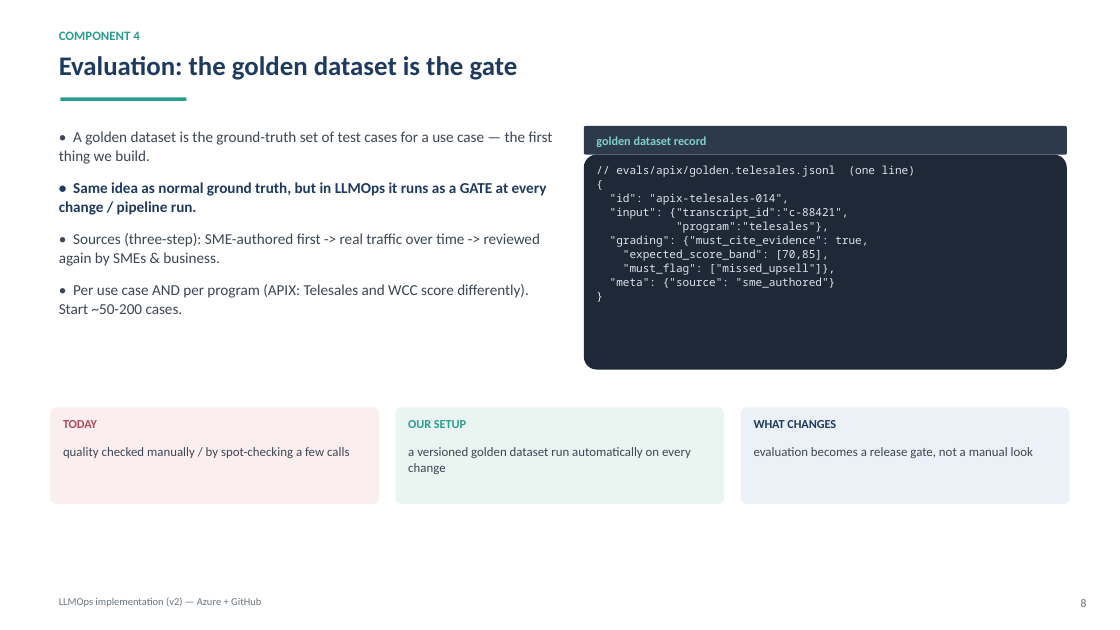
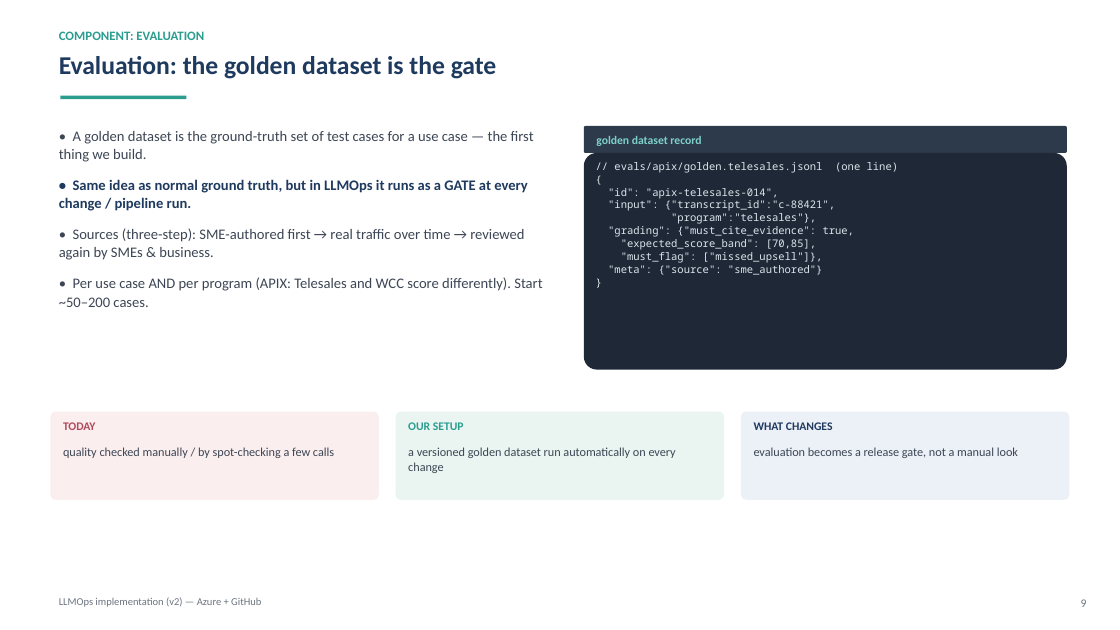
Before and after one commit to shyamanugu/LLMOps, a slide deck: slide 9 of 5thAug/v2/presentation/LLMOps-Implementation-v2.pptx (slide 8 before the commit). Drawn at 1120x630 pixels with LibreOffice and Linux fonts; fonts in the diff are those of the drawing. Boxes give left, top, right and bottom in pixels: in the first picture for what was removed or moved away, otherwise in the second. Text is boxed around its words. In the diff, an @@ line names an element or a change of style, - is before the commit and + after.

```diff
--- a/5thAug/v2/presentation/LLMOps-Implementation-v2.pptx
+++ b/5thAug/v2/presentation/LLMOps-Implementation-v2.pptx
@@ text "Evaluation: the golden dataset is ..." at <box>59,56,497,79</box>: size 23 to 22 pt @@
@@ text at <box>59,31,204,40</box>: text changed @@
-COMPONENT 4
+COMPONENT: EVALUATION
@@ text at <box>59,131,534,211</box>: size 13 to 12.5 pt in "• A golden dataset is the ground-truth ...", "• Same idea as normal ground truth, ..."; line spacing 1.05 to 1.04 @@
@@ text "// evals/apix/golden.telesales.jsonl (one line)" at <box>608,162,899,275</box>: size 9.5 to 9 pt; line spacing 1.05 to 1.02 @@
@@ text at <box>59,228,542,307</box>: text changed; size 13 to 12.5 pt @@
-• Sources (three-step): SME-authored first -> real traffic over time -> reviewed again by SMEs & business.
-• Per use case AND per program (APIX: Telesales and WCC score differently). Start ~50-200 cases.
+• Sources (three-step): SME-authored first → real traffic over time → reviewed again by SMEs & business.
+• Per use case AND per program (APIX: Telesales and WCC score differently). Start ~50–200 cases.
@@ rounded rectangle: place and size @@
-rounded rectangle at <box>50,408,379,504</box>
+rounded rectangle at <box>50,412,379,500</box>
@@ rounded rectangle: place and size @@
-rounded rectangle at <box>396,408,724,504</box>
+rounded rectangle at <box>396,412,724,500</box>
@@ rounded rectangle: place and size @@
-rounded rectangle at <box>741,408,1070,504</box>
+rounded rectangle at <box>741,412,1070,500</box>
@@ size 10.5 to 10 pt in 4 elements at <box>596,136,701,146</box>, <box>63,422,96,430</box>, <box>408,422,464,430</box>, <box>754,422,833,430</box> @@
@@ size 11 to 10.5 pt in 3 elements at <box>63,447,334,458</box>, <box>408,447,676,473</box>, <box>754,447,1018,458</box> @@
@@ text at <box>1081,599,1087,607</box>: text changed @@
-8
+9
```
Also in this commit, not shown: 6 other slides changed, 17 slides added, 14 slides removed, 12 other files.
